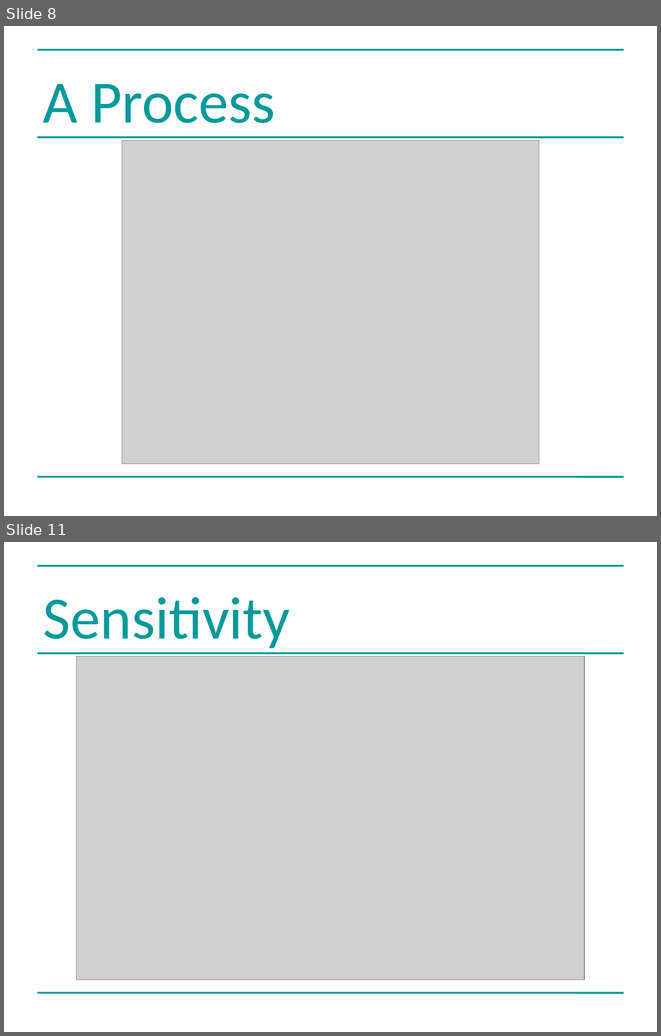
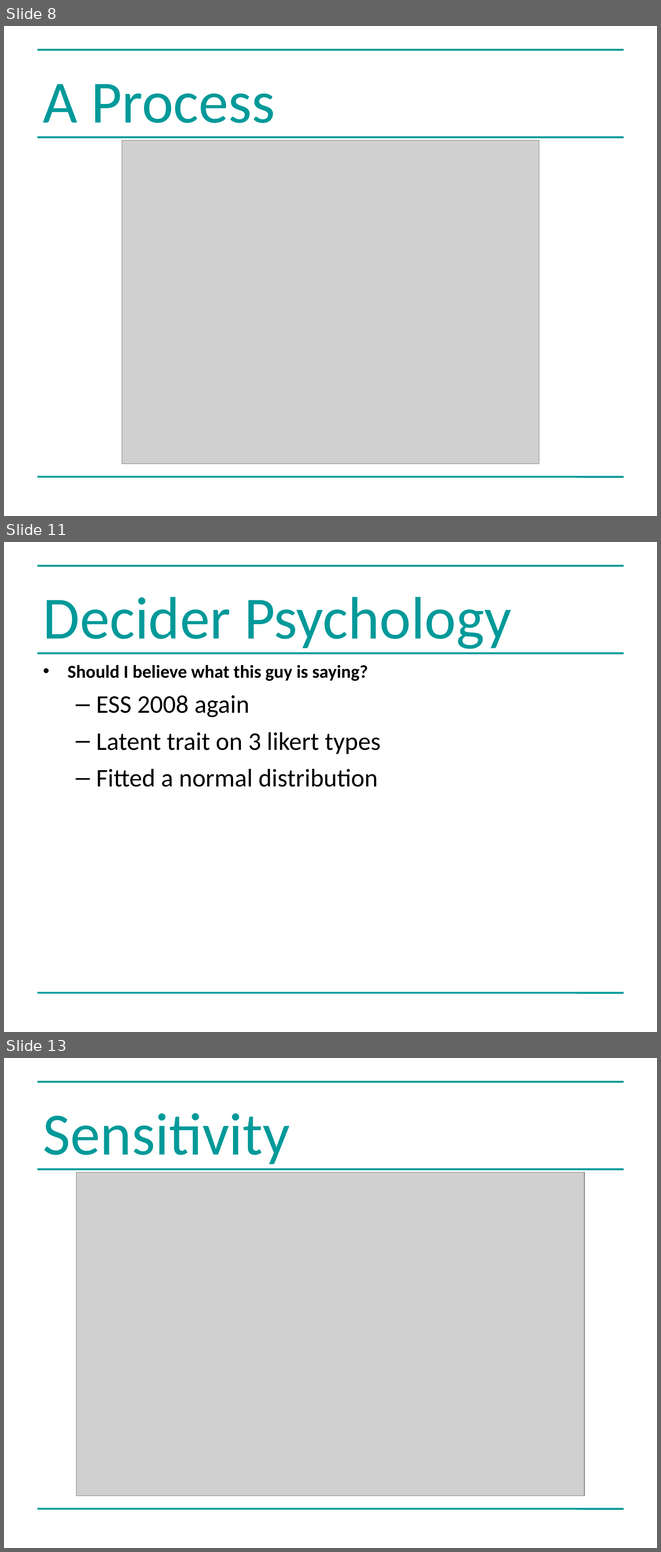
Before and after one commit to greenape/bsps2015, a slide deck: presentation/risky_aging_bsps.ppt. Shown one above the other, each under a label of ours: slides 8 and 11 before the commit, slides 8, 11 and 13 after it; the slides between them are not shown. The pictures are 661x1036 and 661x1552 pixels, drawn with LibreOffice and Linux fonts; fonts in the diff are those of the drawing; grey boxes stand for pictures. Boxes give left, top, right and bottom in pixels: in the first picture for what was removed or moved away, otherwise in the second. Text is boxed around its words. In the diff, an @@ line names an element or a change of style, - is before the commit and + after.

```diff
--- a/presentation/risky_aging_bsps.ppt
+++ b/presentation/risky_aging_bsps.ppt
@@ slide 11 added at [4, 542, 657, 1032], background #FFFFFF; not listed: 3 template elements that a slide beside it also shows @@
@@ title added at [43, 597, 511, 653], 66 pt, text #009999 @@
+Decider Psychology
@@ text added at [68, 665, 380, 787], 28 pt, text #000000 @@
+• Should I believe what this guy is saying?
+  – ESS 2008 again
+  – Latent trait on 3 likert types
+  – Fitted a normal distribution
@@ what was slide 11 is now slide 13 @@
```
Also in this commit, not shown: 6 slides changed, 3 other slides added, 2 slides removed.
